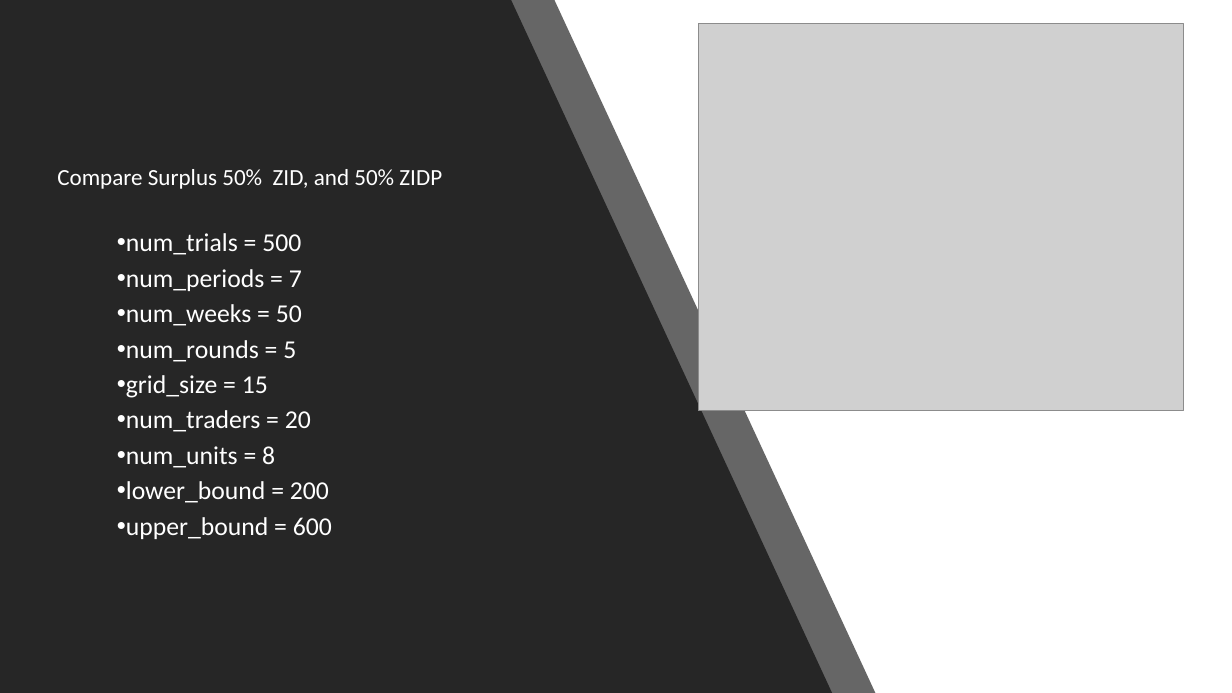
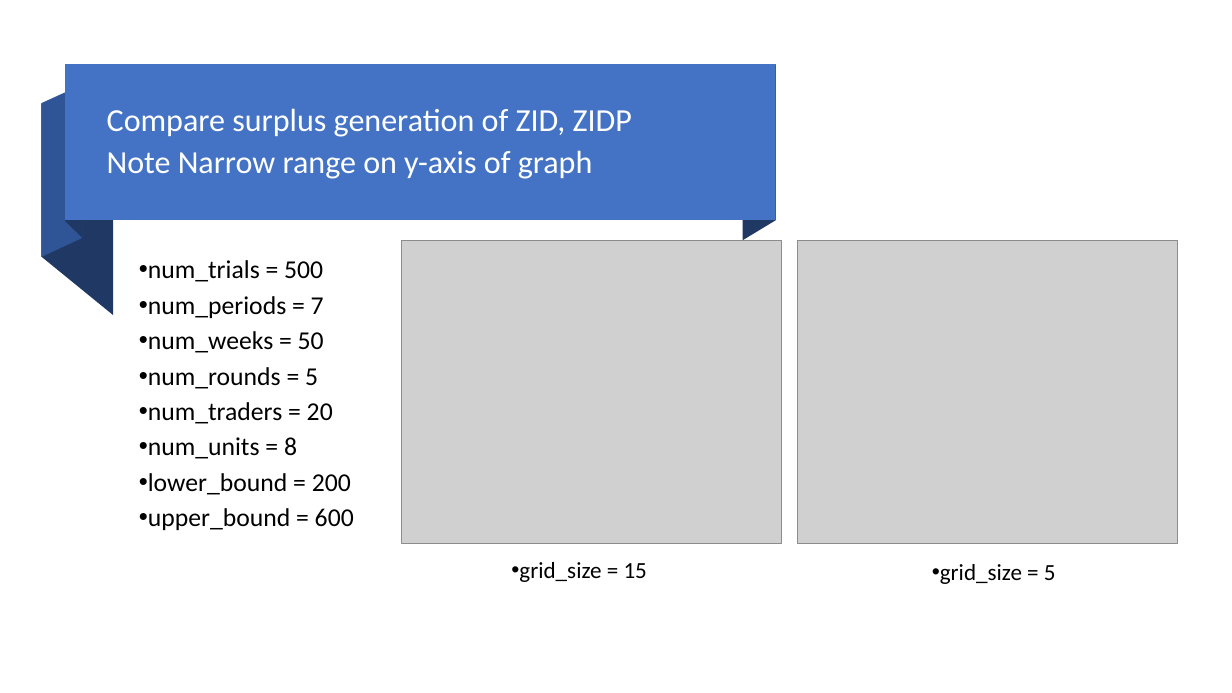
Before and after one commit to Kmccabe/dm_markets, a slide deck: slide 24 of talks/ZI Conference Talk V2.pptx. Drawn at 1232x693 pixels with LibreOffice and Linux fonts; fonts in the diff are those of the drawing; grey boxes stand for pictures. Boxes give left, top, right and bottom in pixels: in the first picture for what was removed or moved away, otherwise in the second. Text is boxed around its words. In the diff, an @@ line names an element or a change of style, - is before the commit and + after.

```diff
--- a/talks/ZI Conference Talk V2.pptx
+++ b/talks/ZI Conference Talk V2.pptx
@@ background #000000 to #FFFFFF @@
@@ rectangle removed at [0,0,1232,693] @@
@@ freeform shape removed at [0,0,875,693] @@
@@ freeform shape removed at [0,0,833,693] @@
@@ picture removed at [699,24,1185,411] @@
@@ freeform shape added at [42,85,82,258], fill #2F5597 @@
@@ rectangle added at [65,65,775,221], fill #4472C4 @@
@@ freeform shape added at [66,65,82,238], fill #203864 @@
@@ freeform shape added at [743,65,776,241], fill #203864 @@
@@ freeform shape added at [42,104,114,315], fill #203864 @@
@@ text added at [107,108,632,179], 25 pt, text #FEFFFF @@
+Compare surplus generation of ZID, ZIDP
+Note Narrow range on y-axis of graph
@@ text removed at [57,169,442,189] @@
-Compare Surplus 50% ZID, and 50% ZIDP
@@ text "num_trials = 500": place and size @@
-text "num_trials = 500" at [126,233,332,539]
+text "num_trials = 500" at [148,260,354,530]
@@ text "num_trials = 500" at [148,260,354,530]: text colour #FFFFFF to #000000 @@
@@ picture added at [401,240,782,543] @@
@@ picture added at [798,240,1177,543] @@
@@ text at [126,375,268,398]: paragraph removed @@
-• grid_size = 15
@@ text added at [519,562,647,582], 18 pt, text #000000 @@
+• grid_size = 15
@@ text added at [940,564,1056,584], 18 pt, text #000000 @@
+• grid_size = 5
```
Also in this commit, not shown: 1 other slide changed, 5 other files.
